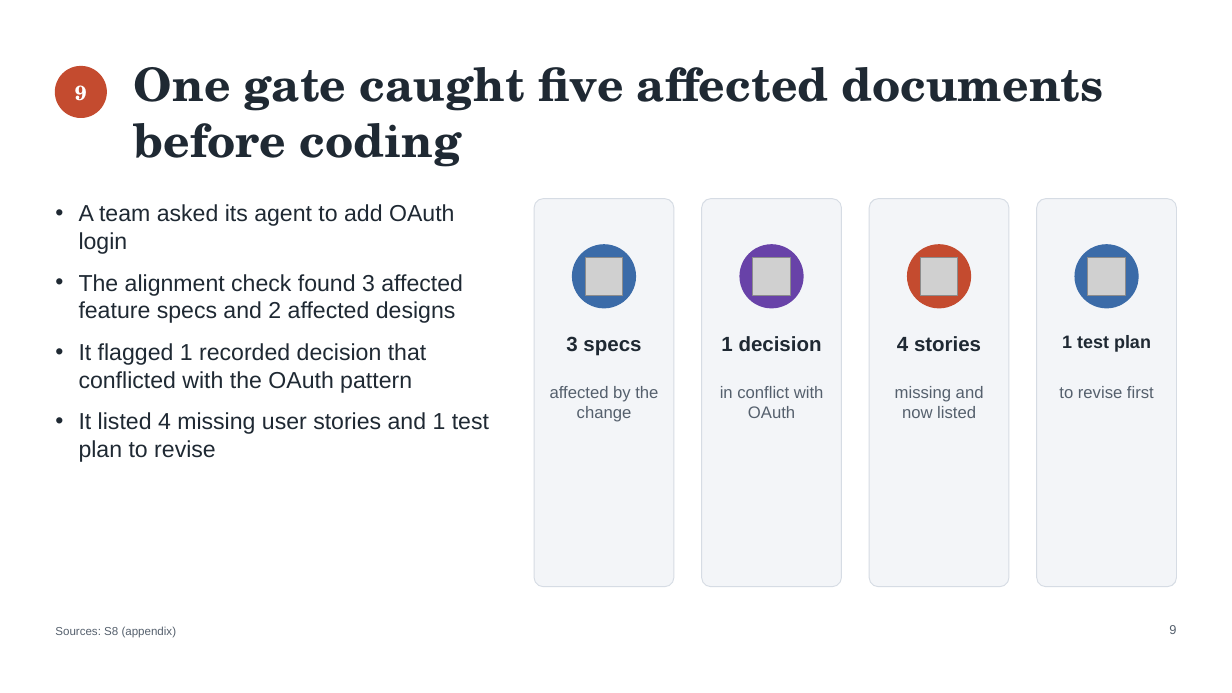
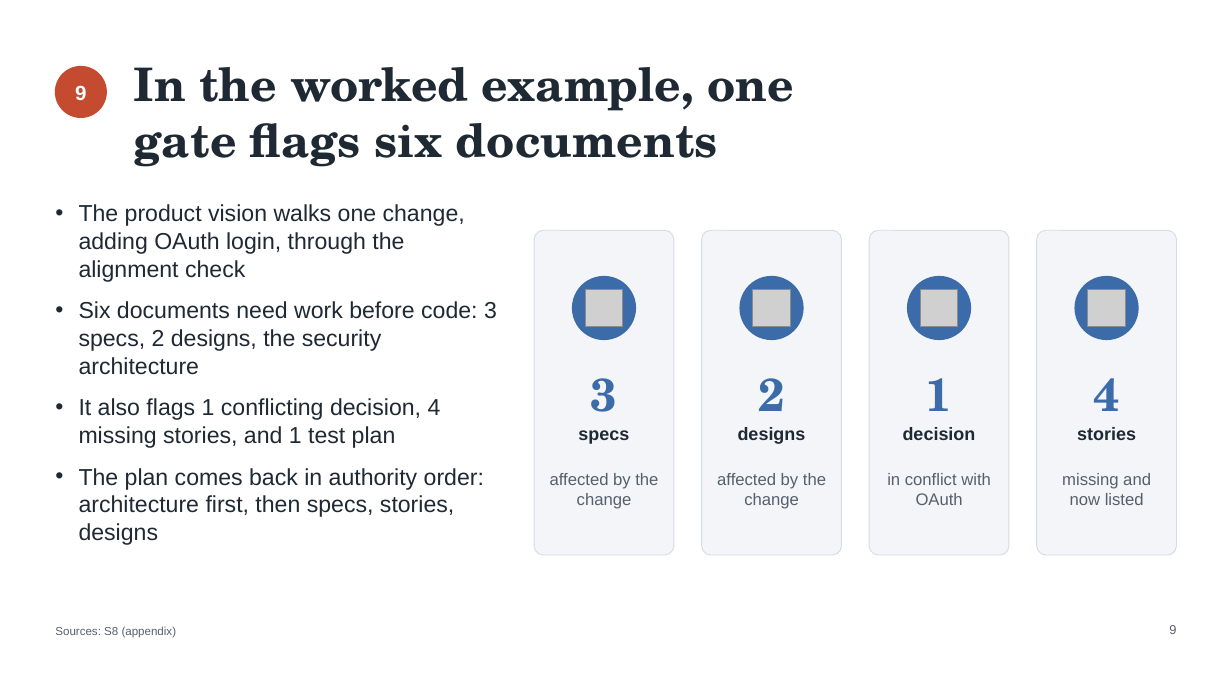
Before and after one commit to DocumentDrivenDX/helix, a slide deck: slide 9 of docs/helix/06-iterate/deliverables/assets/DEL-001-helix-evaluation-deck.pptx. Drawn at 1232x693 pixels with LibreOffice and Linux fonts; fonts in the diff are those of the drawing; grey boxes stand for pictures. Boxes give left, top, right and bottom in pixels: in the first picture for what was removed or moved away, otherwise in the second. Text is boxed around its words. In the diff, an @@ line names an element or a change of style, - is before the commit and + after.

```diff
--- a/docs/helix/06-iterate/deliverables/assets/DEL-001-helix-evaluation-deck.pptx
+++ b/docs/helix/06-iterate/deliverables/assets/DEL-001-helix-evaluation-deck.pptx
@@ text at (134, 67, 793, 167): text changed @@
-One gate caught five affected documents before coding
+In the worked example, one
+gate flags six documents
@@ text at (79, 204, 497, 545): text changed @@
-• A team asked its agent to add OAuth login
-• The alignment check found 3 affected feature specs and 2 affected designs
-• It flagged 1 recorded decision that conflicted with the OAuth pattern
-• It listed 4 missing user stories and 1 test plan to revise
+• The product vision walks one change, adding OAuth login, through the alignment check
+• Six documents need work before code: 3 specs, 2 designs, the security architecture
+• It also flags 1 conflicting decision, 4 missing stories, and 1 test plan
+• The plan comes back in authority order: architecture first, then specs, stories, designs
@@ rounded rectangle: place and size @@
-rounded rectangle at (534, 199, 674, 587)
+rounded rectangle at (534, 230, 674, 555)
@@ rounded rectangle: place and size @@
-rounded rectangle at (701, 199, 841, 587)
+rounded rectangle at (701, 230, 841, 555)
@@ rounded rectangle: place and size @@
-rounded rectangle at (870, 199, 1009, 587)
+rounded rectangle at (870, 230, 1009, 555)
@@ rounded rectangle: place and size @@
-rounded rectangle at (1037, 199, 1177, 587)
+rounded rectangle at (1037, 230, 1177, 555)
@@ picture removed at (1088, 258, 1126, 296) @@
@@ ellipse at (740, 276, 803, 339): fill #6842A8 to #3B6BA8; outline #6842A8 1 pt to #3B6BA8 1 pt @@
@@ picture added at (753, 289, 791, 327) @@
@@ 4 ellipses, 1 picture: place and size @@
-4 ellipses, 1 picture at (573, 245, 1139, 308)
+4 ellipses, 1 picture at (573, 276, 1139, 339)
@@ ellipse at (908, 276, 970, 339): fill #C44B2F to #3B6BA8; outline #C44B2F 1 pt to #3B6BA8 1 pt @@
@@ picture: place and size @@
-picture at (753, 258, 791, 296)
+picture at (921, 289, 958, 327)
@@ picture: place and size @@
-picture at (921, 258, 958, 296)
+picture at (1088, 289, 1126, 327)
@@ text removed at (1062, 335, 1151, 352) @@
-1 test plan
@@ text at (591, 378, 618, 412): text changed; size 16 to 36 pt; font Arial to TeX Gyre Schola; text colour #1F2933 to #3B6BA8 @@
-3 specs
+3
@@ text added at (758, 378, 785, 411), 36 pt, text #3B6BA8, bold @@
+2
@@ vertical alignment top to middle in 3 elements at (591, 378, 618, 412), (1093, 378, 1120, 411), (926, 378, 953, 411) @@
@@ text at (926, 378, 953, 411): text changed; size 16 to 36 pt; font Arial to TeX Gyre Schola; text colour #1F2933 to #3B6BA8 @@
-1 decision
+1
@@ text removed at (1059, 386, 1154, 398) @@
-to revise first
@@ text at (1093, 378, 1120, 411): text changed; size 16 to 36 pt; font Arial to TeX Gyre Schola; text colour #1F2933 to #3B6BA8 @@
-4 stories
+4
@@ text added at (578, 430, 629, 444), 14 pt, text #1F2933, bold @@
+specs
@@ text added at (738, 427, 806, 444), 14 pt, text #1F2933, bold @@
+designs
@@ text added at (903, 427, 976, 440), 14 pt, text #1F2933, bold @@
+decision
@@ text added at (1077, 427, 1136, 440), 14 pt, text #1F2933, bold @@
+stories
@@ text "affected by the change": place and size @@
-text "affected by the change" at (550, 386, 658, 422)
+text "affected by the change" at (550, 473, 658, 509)
@@ text added at (717, 473, 826, 509), 13 pt, text #55606D @@
+affected by the change
@@ text "in conflict with OAuth": place and size @@
-text "in conflict with OAuth" at (720, 386, 824, 418)
+text "in conflict with OAuth" at (887, 473, 991, 505)
@@ text "missing and now listed": place and size @@
-text "missing and now listed" at (895, 386, 984, 418)
+text "missing and now listed" at (1062, 473, 1151, 505)
```
Also in this commit, not shown: 13 other slides changed, 5 other files.
